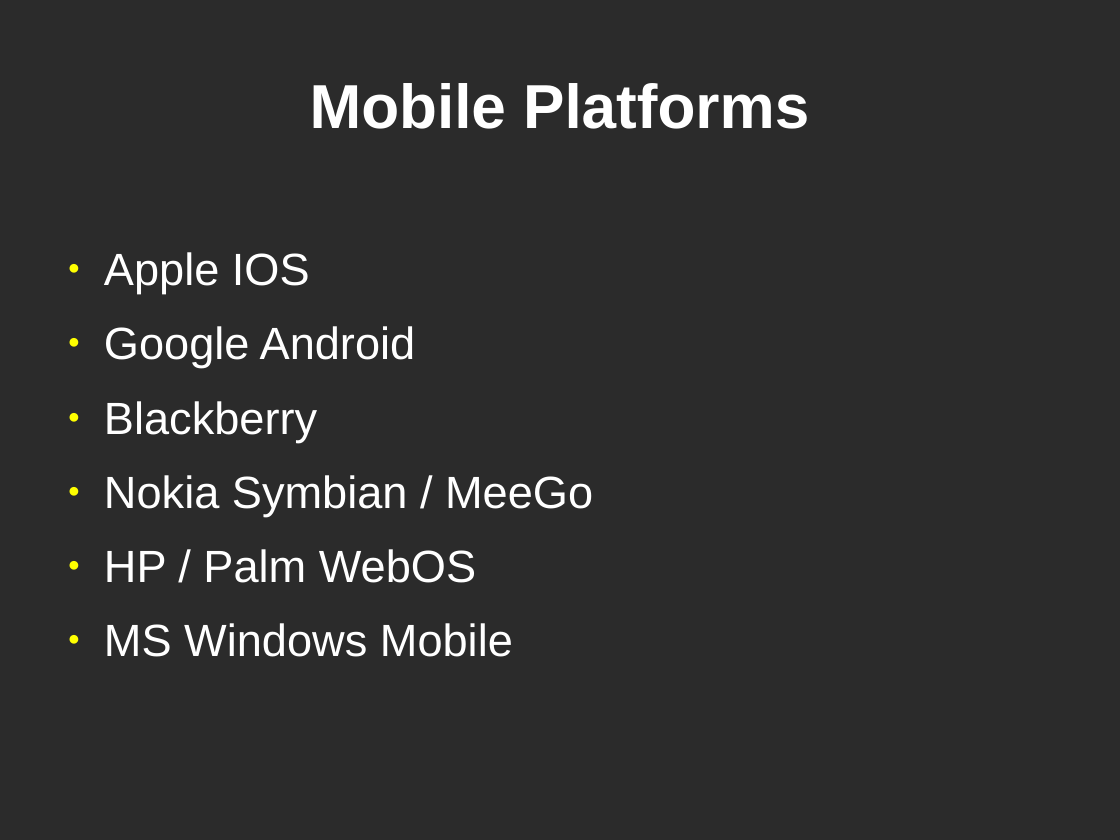
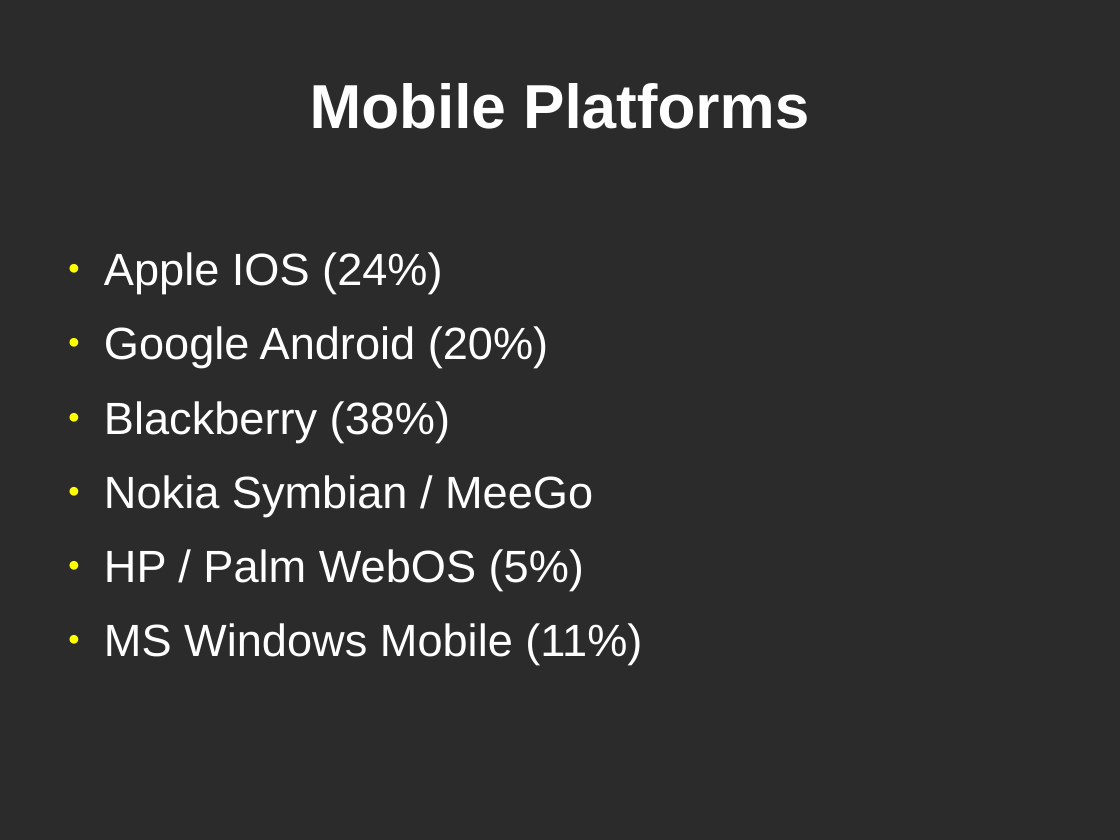
Before and after one commit to jblanford/Learning-Minute, a slide deck: slide 5 of blug_oct.odp. Drawn at 1120x840 pixels with LibreOffice and Linux fonts; fonts in the diff are those of the drawing; background and template pictures are left out; a plain dark background stands for a picture behind light text. Boxes give left, top, right and bottom in pixels: in the first picture for what was removed or moved away, otherwise in the second. Text is boxed around its words. In the diff, an @@ line names an element or a change of style, - is before the commit and + after.

Commit message:
updated slides

```diff
--- a/blug_oct.odp
+++ b/blug_oct.odp
@@ text at (104, 252, 548, 442): text changed @@
-● Apple IOS
-● Google Android
-● Blackberry
+● Apple IOS (24%)
+● Google Android (20%)
+● Blackberry (38%)
@@ text at (104, 549, 642, 665): text changed @@
-● HP / Palm WebOS
-● MS Windows Mobile
+● HP / Palm WebOS (5%)
+● MS Windows Mobile (11%)
```
